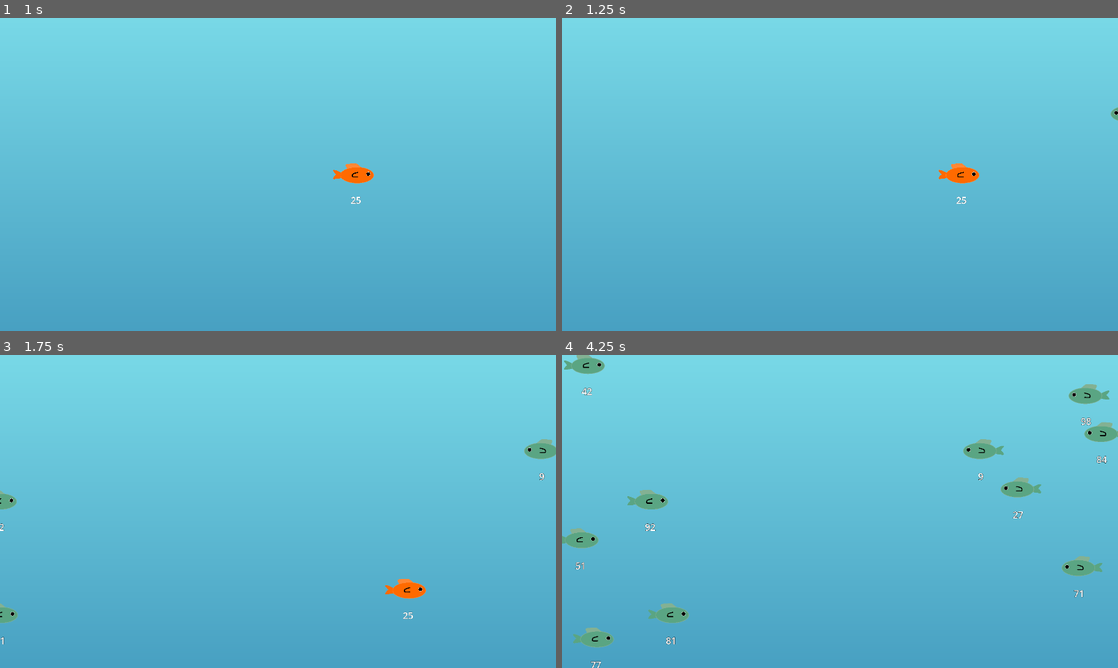
Above: before the commit, frames 1-4 (two rows, left to right).
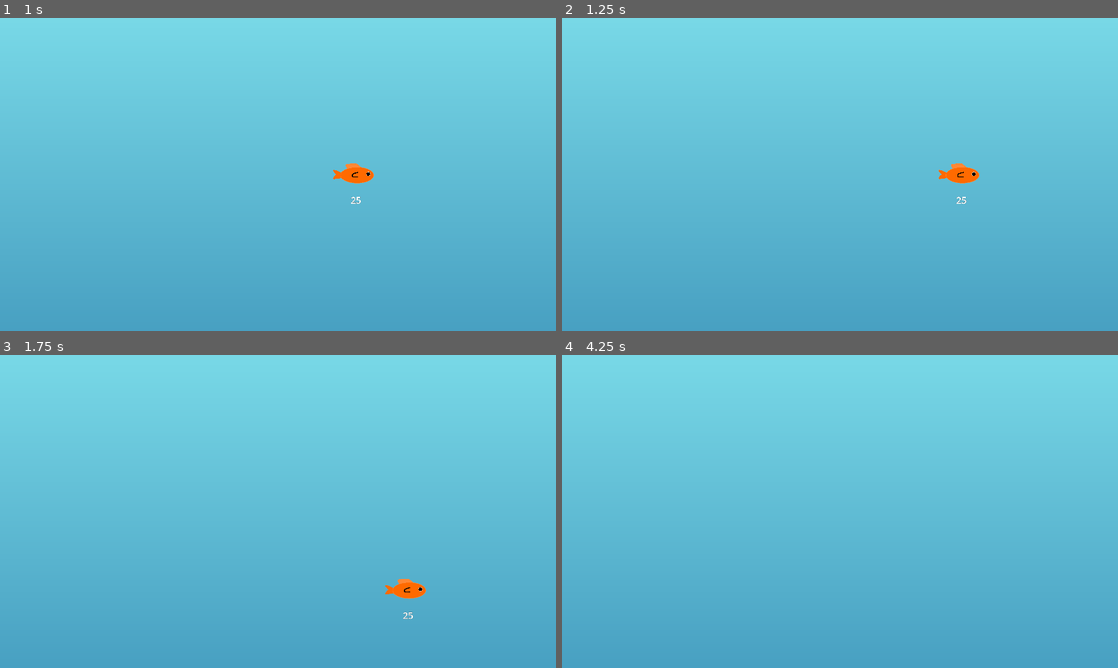
Above: after the commit, the same moments.

Repository: ForlornU/Fishy-example-game
Game: Godot game, scene res://Scenes/MainScene.tscn
The game is run twice, just before and just after one commit, with the same random seed, the same clock (stepped at 60 frames per second) and the same inputs.
Inputs:
- Up to frame 1 (1 s): tap Enter at 0.5 s; hold Right (move_right) from 0.53 s (still down)
- Up to frame 2 (1.25 s): keep holding Right (move_right)
- Up to frame 3 (1.75 s): release Right (move_right) at 1.28 s; hold Down (move_down) from 1.28 s (still down)
- Up to frame 4 (4.25 s): release Down (move_down) at 2.03 s; hold Right (move_right) 2.03-2.78 s; hold Up (move_up) 2.78-3.53 s; hold Left (move_left) from 3.53 s (still down)

Frame 1 is identical in both runs. In frame 2, less than 0.1% of the frame differs, in the area x 98-100%, y 28-33%; in frame 3, 0.6%; in frame 4, 3.3%, in the area x 0-100%, y 0-100%.

Commit message:
size manager

Diff:
--- a/Assets/EnemyFish.gd
+++ b/Assets/EnemyFish.gd
@@ -9,6 +9,9 @@
 	move_speed = randf_range(1, 3)
 	size = randi_range(1, 99)
 	text.text = str(size)
+	self.scale = SizeManager.determine_size(size)
+	#var fish_scale = min(size, 1)
+	#self.scale = Vector2(fish_scale, fish_scale)
 	turn() # Turn to face direction after spawning
 
 func _process(delta):
--- a/Assets/EnemyFish.tscn
+++ b/Assets/EnemyFish.tscn
@@ -14,6 +14,7 @@
 
 [node name="EnemyFish" type="Area2D" node_paths=PackedStringArray("text", "sprite") groups=["enemy_fish"]]
 script = ExtResource("1_pi7jt")
+move_speed = null
 text = NodePath("Label")
 sprite = NodePath("Sprite2D")
 
--- a/Assets/Player.tscn
+++ b/Assets/Player.tscn
@@ -12,10 +12,9 @@
 radius = 22.0
 height = 120.0
 
-[node name="Player" type="CharacterBody2D" node_paths=PackedStringArray("player_body", "text", "sprite") groups=["player"]]
+[node name="Player" type="CharacterBody2D" node_paths=PackedStringArray("text", "sprite") groups=["player"]]
 position = Vector2(0, -1)
 script = ExtResource("1_441f7")
-player_body = NodePath(".")
 move_speed = 600.0
 text = NodePath("Label")
 sprite = NodePath("Sprite")
--- a/Assets/PlayerMovement.gd
+++ b/Assets/PlayerMovement.gd
@@ -1,12 +1,13 @@
 extends Fish
-@export var player_body : CharacterBody2D
 
+var player_body #: CharacterBody2D
 var edge_of_screen := Vector2(1920,1080)
 var eaten_fish = 0
 var growth_per_fish = 0.01
 var fish_scale = 1
 
 func _ready():
+	player_body = self
 	size = 25;
 	text.text = str(size)
 
--- /dev/null
+++ b/Script/size_manager.gd
@@ -0,0 +1,4 @@
+extends Node
+
+func determine_size(fish_size : int) -> Vector2:
+	return Vector2(0,0)
--- a/project.godot
+++ b/project.godot
@@ -14,6 +14,10 @@
 run/main_scene="res://Scenes/MainScene.tscn"
 config/features=PackedStringArray("4.2", "Forward Plus")
 config/icon="res://icon.svg"
+
+[autoload]
+
+SizeManager="*res://Script/size_manager.gd"
 
 [display]
 
